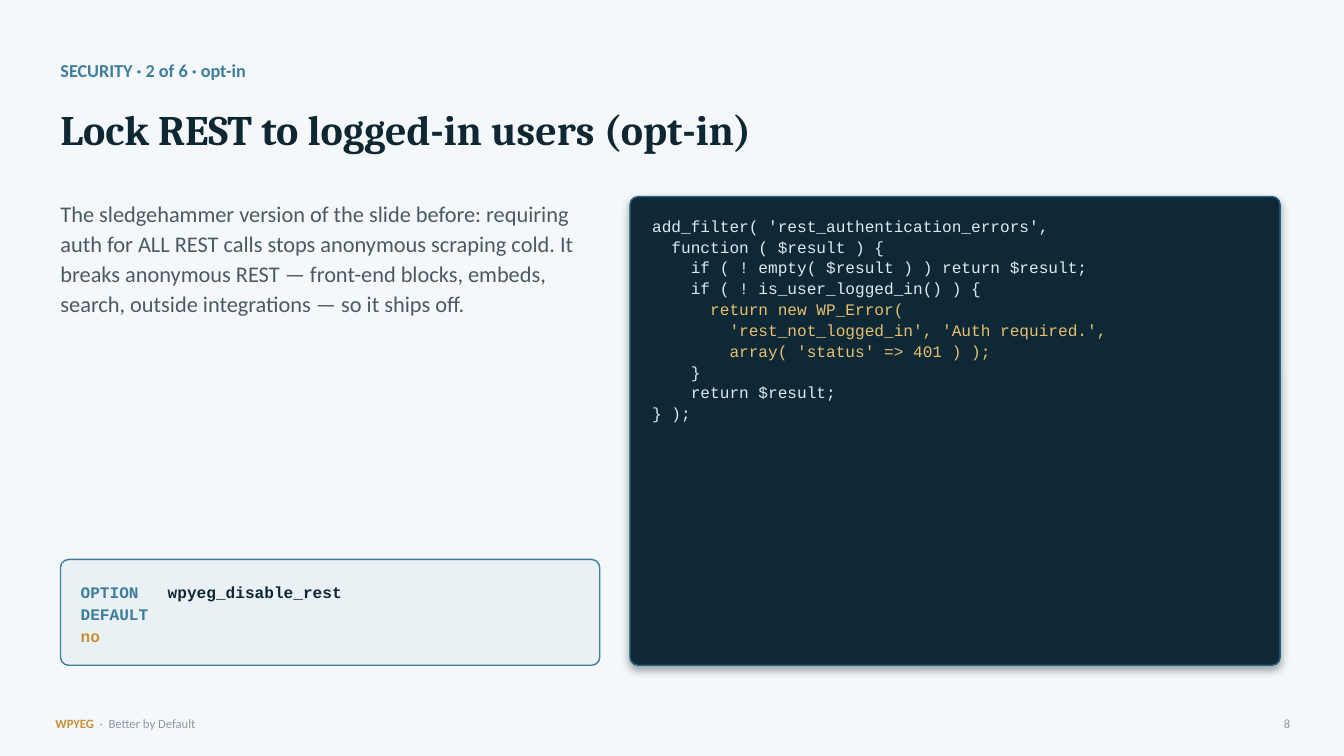
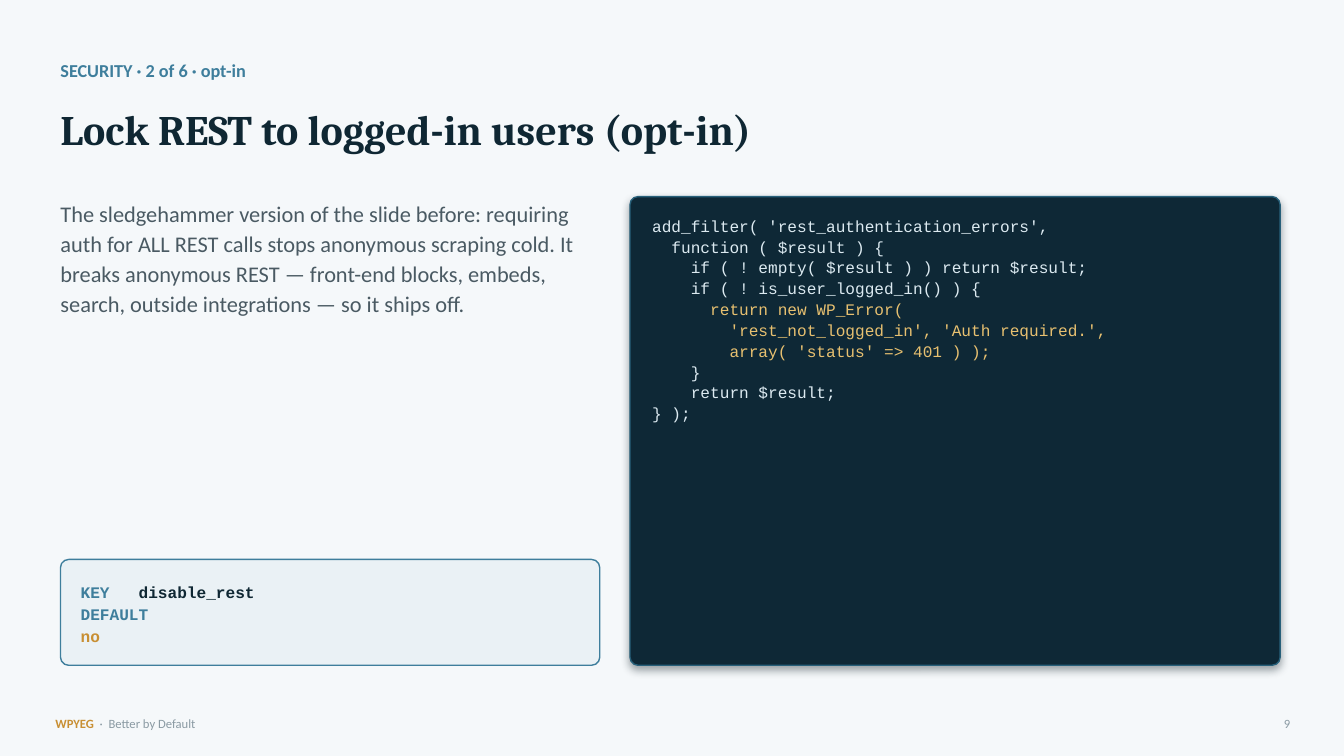
Before and after one commit to WPYEG/Better-by-Default, a slide deck: slide 9 of workshop/Better-by-Default.pptx (slide 8 before the commit). Drawn at 1344x756 pixels with LibreOffice and Linux fonts; fonts in the diff are those of the drawing. Boxes give left, top, right and bottom in pixels: in the first picture for what was removed or moved away, otherwise in the second. Text is boxed around its words. In the diff, an @@ line names an element or a change of style, - is before the commit and + after.

```diff
--- a/workshop/Better-by-Default.pptx
+++ b/workshop/Better-by-Default.pptx
@@ text at (x1=81, y1=586, x2=255, y2=600): text changed @@
-OPTION wpyeg_disable_rest
+KEY disable_rest
```
Also in this commit, not shown: 16 other slides changed, 4 slides added, 11 other files.
